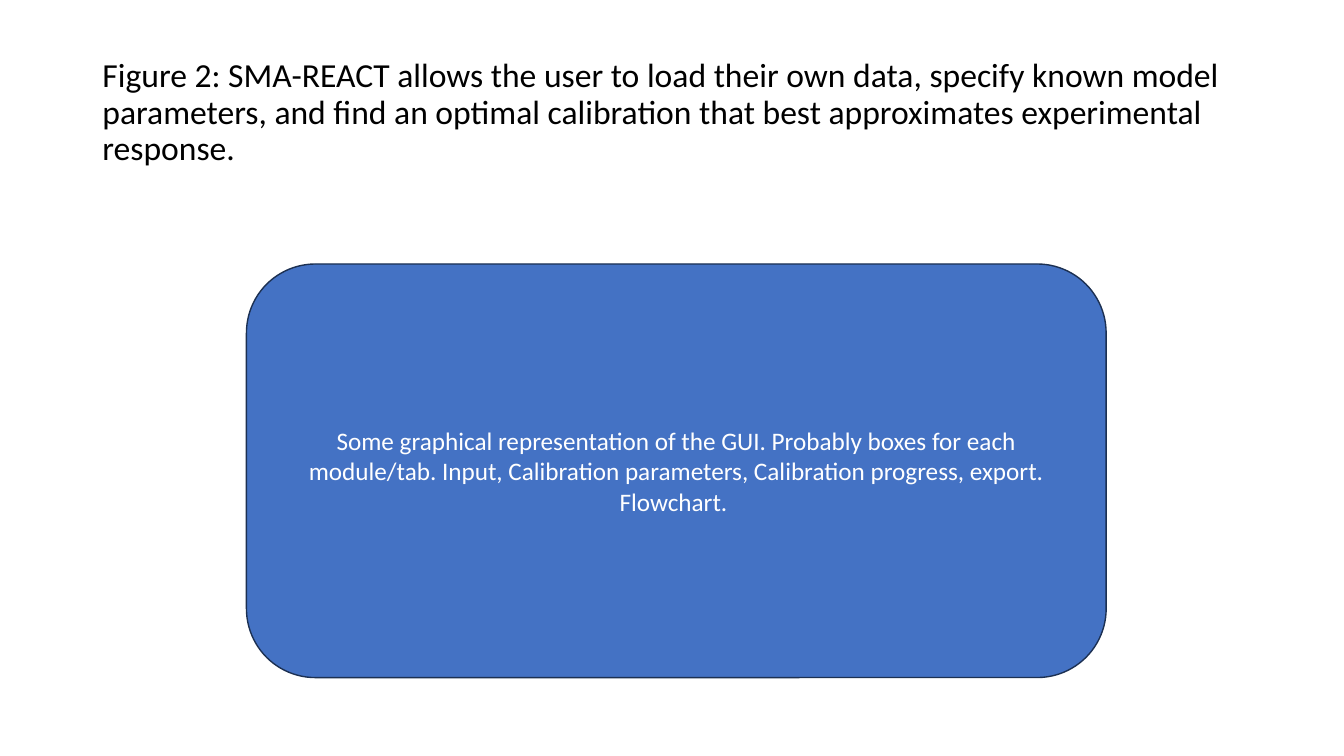
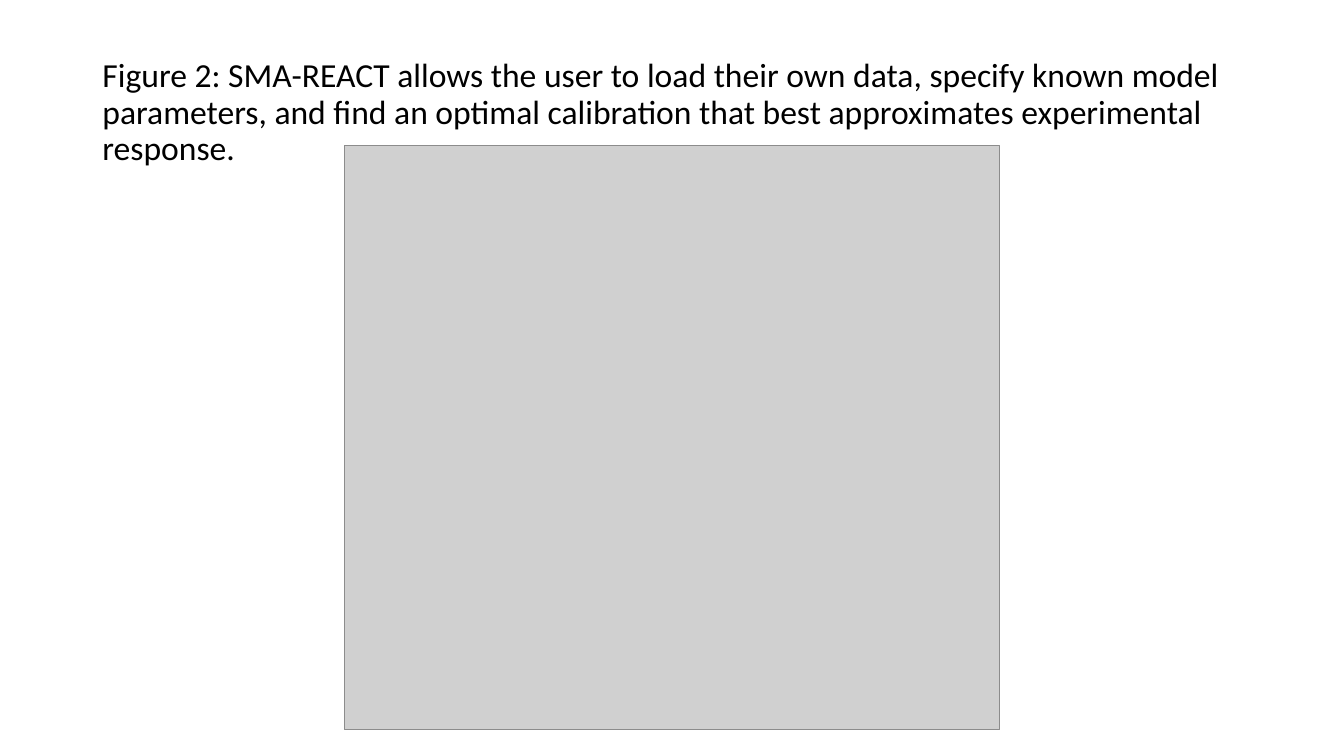
Before and after one commit to maestrolab/SMA-REACT, a slide deck: slide 2 of paper/figures/Storyboard.pptx. Drawn at 1344x756 pixels with LibreOffice and Linux fonts; fonts in the diff are those of the drawing; grey boxes stand for pictures. Boxes give left, top, right and bottom in pixels: in the first picture for what was removed or moved away, otherwise in the second. Text is boxed around its words. In the diff, an @@ line names an element or a change of style, - is before the commit and + after.

```diff
--- a/paper/figures/Storyboard.pptx
+++ b/paper/figures/Storyboard.pptx
@@ picture added at [345,145,1000,730] @@
@@ rounded rectangle removed at [247,264,1107,678] @@
-Some graphical representation of the GUI. Probably boxes for each module/tab. Input, Calibration parameters, Calibration progress, export. Flowchart.
```
Also in this commit, not shown: 3 other slides changed, 4 other files.
